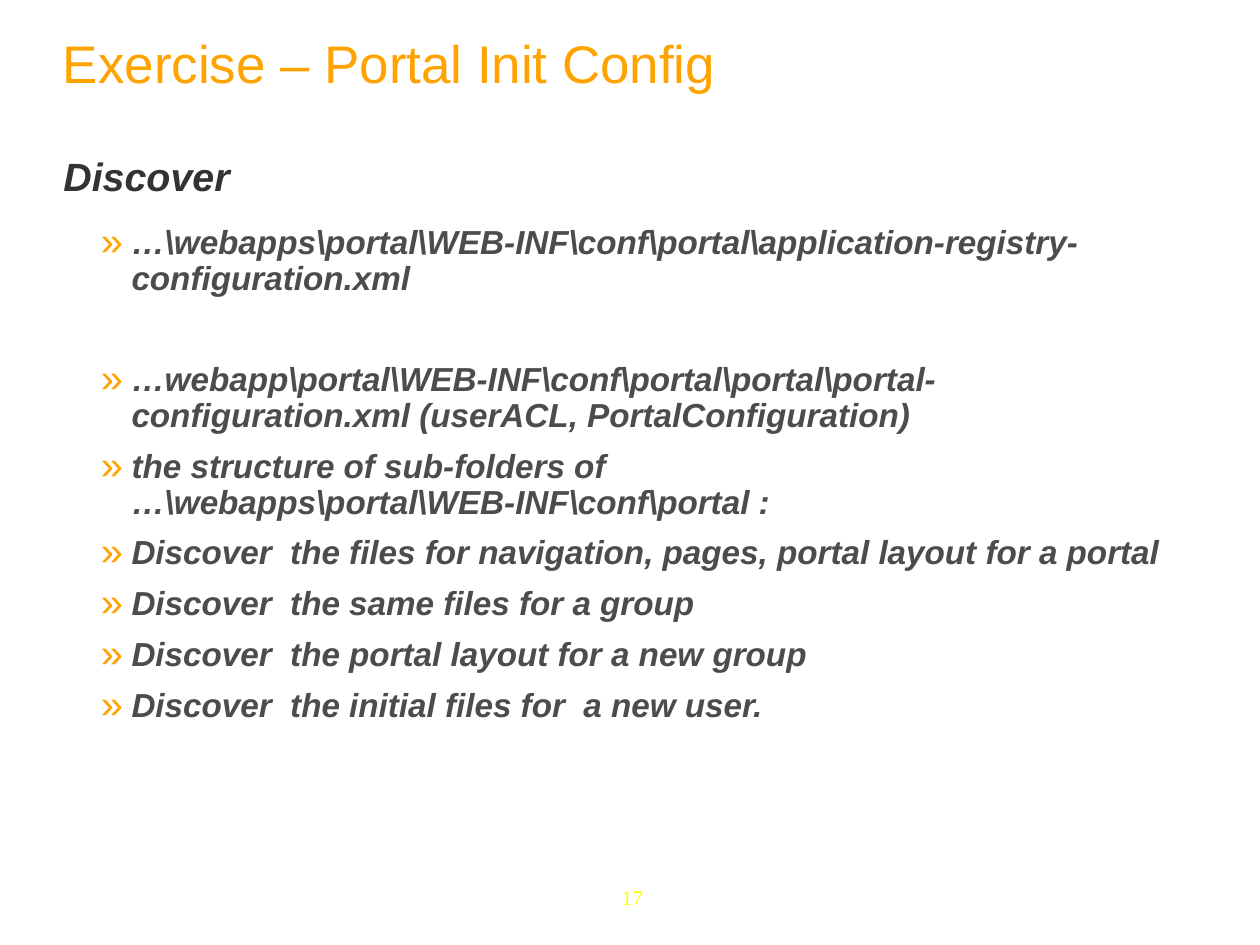
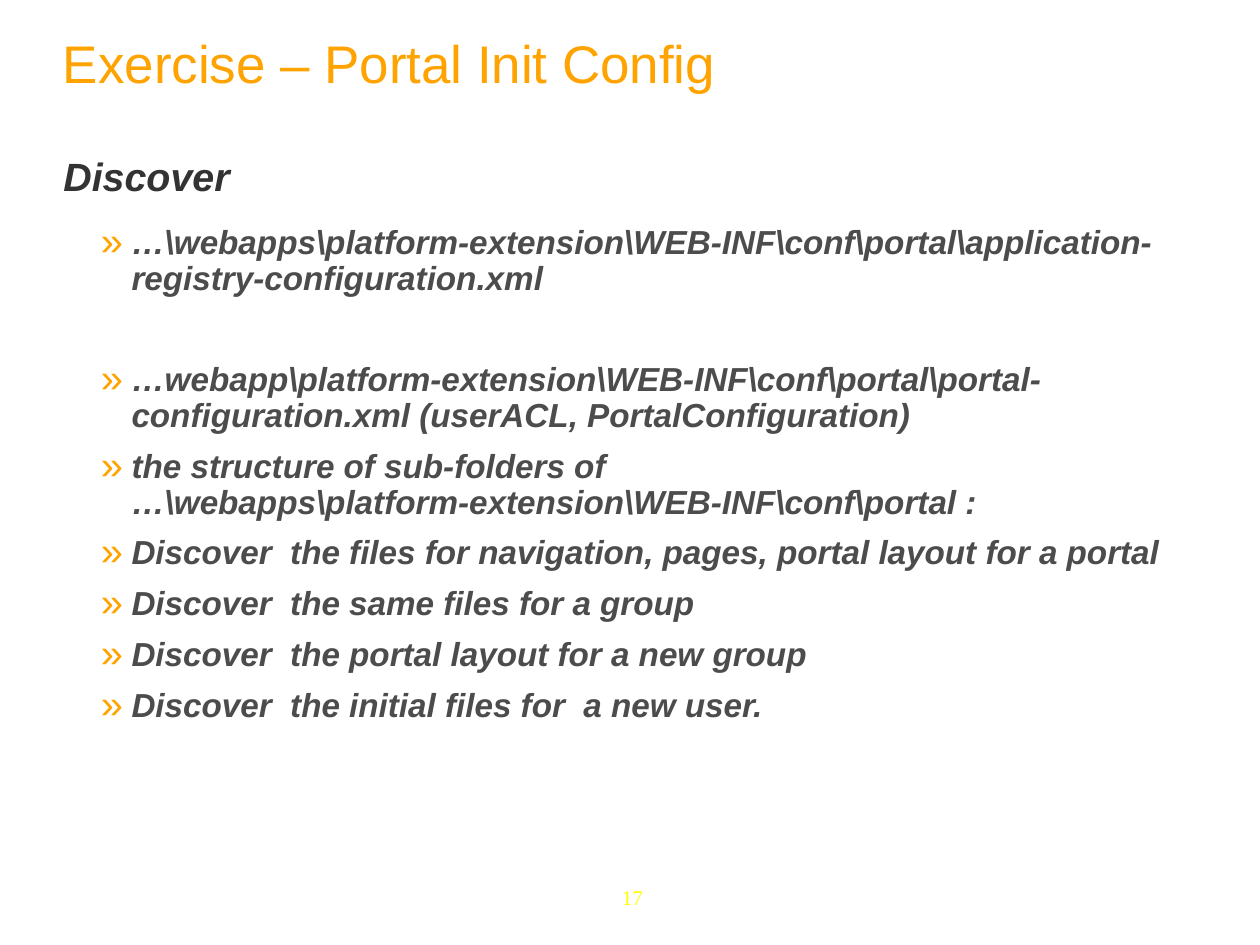
Before and after one commit to anhvurz90/training, a slide deck: slide 17 of exo-developer/220-customization/slides/220-customization-XDev-en.ppt. Drawn at 1260x945 pixels with LibreOffice and Linux fonts; fonts in the diff are those of the drawing; background and template pictures are left out. Boxes give left, top, right and bottom in pixels: in the first picture for what was removed or moved away, otherwise in the second. Text is boxed around its words. In the diff, an @@ line names an element or a change of style, - is before the commit and + after.

```diff
--- a/exo-developer/220-customization/slides/220-customization-XDev-en.ppt
+++ b/exo-developer/220-customization/slides/220-customization-XDev-en.ppt
@@ text at bbox=[132, 230, 1152, 520]: text changed @@
-  » …\webapps\portal\WEB-INF\conf\portal\application-registry-configuration.xml
-  » …webapp\portal\WEB-INF\conf\portal\portal\portal-configuration.xml (userACL, PortalConfiguration)
-  » the structure of sub-folders of
-    …\webapps\portal\WEB-INF\conf\portal :
+  » …\webapps\platform-extension\WEB-INF\conf\portal\application-registry-configuration.xml
+  » …webapp\platform-extension\WEB-INF\conf\portal\portal-configuration.xml (userACL, PortalConfiguration)
+  » the structure of sub-folders of
+    …\webapps\platform-extension\WEB-INF\conf\portal :
```
Also in this commit, not shown: 4 other slides changed.
